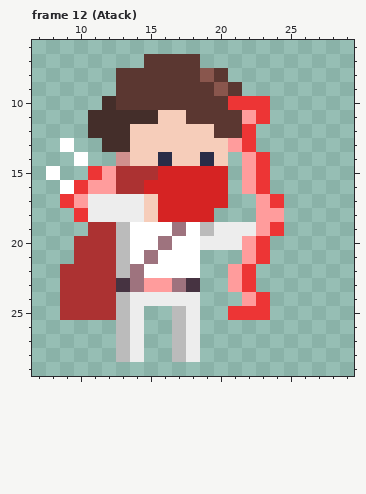
One commit to this pixel-art file: assets/player/Player.aseprite. The picture above is the old version.
32x32 pixels, 31 frames. Shown: frame 12 (Atack): x 7..29, y 6..29.
New version:
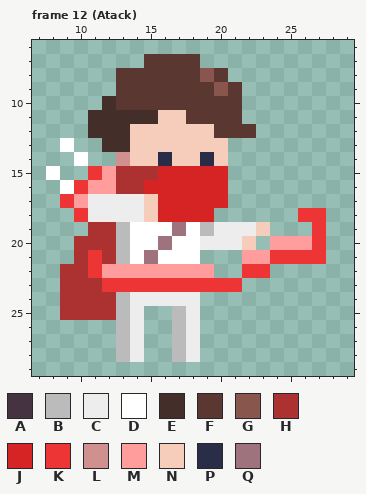
Palette (. is transparent): A #463341  B #bbbbbb  C #ededed  D #ffffff  E #442e2a  F #5b3731  G #89564d  H #ac3232  J #d62323  K #ed3535  L #d0908e  M #ff9c9c  N #f6cdba  P #2a2d48  Q #9e737e
What changed:
Frame 12 (Atack), layer "Arco Front":
y 10: x 21..23 KKK -> F..
y 11: x 22..23 MK -> ..
y 12: x 22 K -> F
y 13: x 21..22 MK -> ..
y 14..16: x 22..23 MK -> ..
y 17: x 23..24 MK -> ..
y 18: x 23..24 MM -> ..; x 26..27 .. -> KK
y 19: x 23..24 MK -> N.; x 27 . -> K
y 20: x 22..27 MK.... -> N.MMMK
y 21: x 11 H -> K; x 23..27 K.... -> MKKKK
y 22: x 11..19 HHBQDDDD. -> KMMMMMMMM; x 21 M -> .; x 23 . -> K
y 23: x 12..22 HAQMMQA..MK -> KKKKKKKKKK.
y 24: x 22..23 MK -> ..
y 25: x 21..23 KKK -> ...
Boxes around the changes in both pictures, in picture pixels (x1, y1, x2, y2):
changed: (88, 96, 326, 320)
